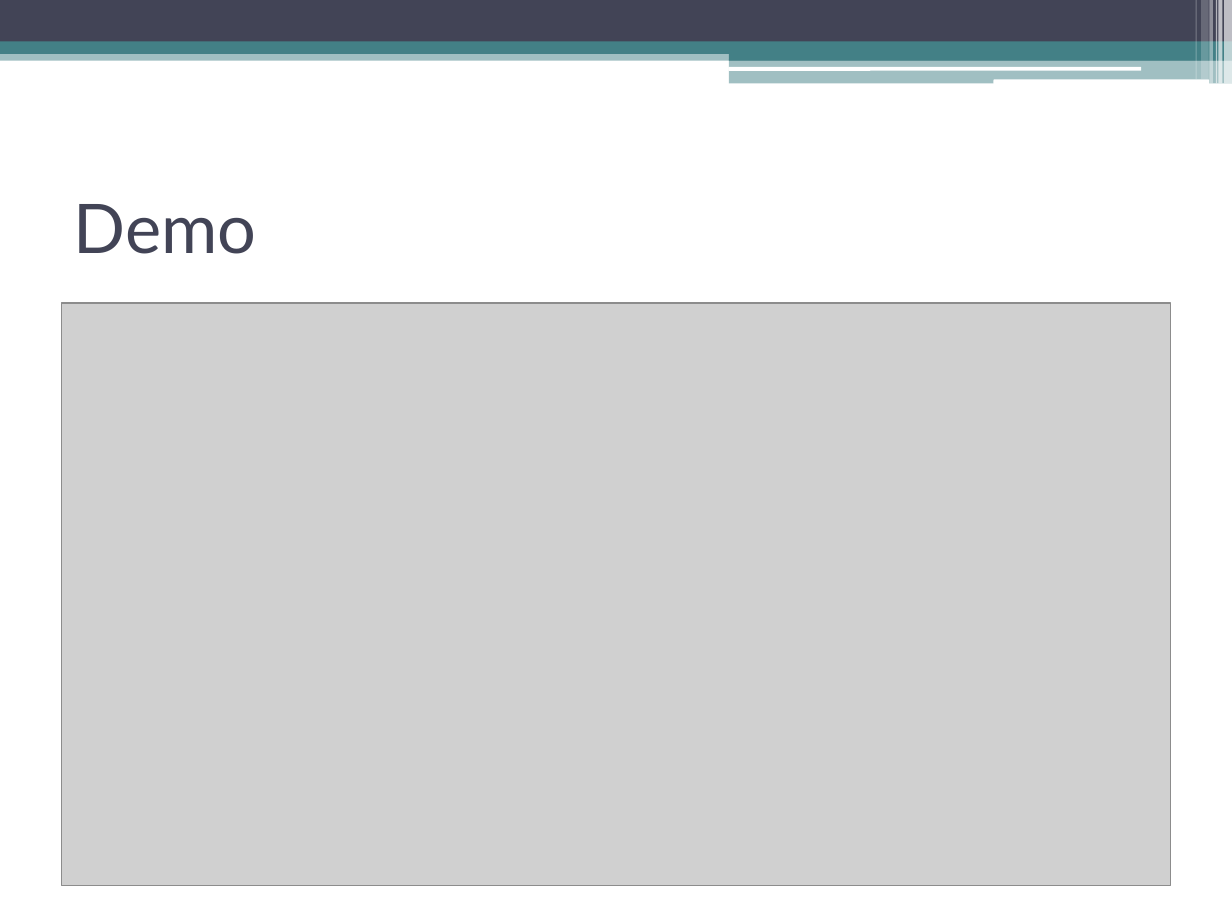
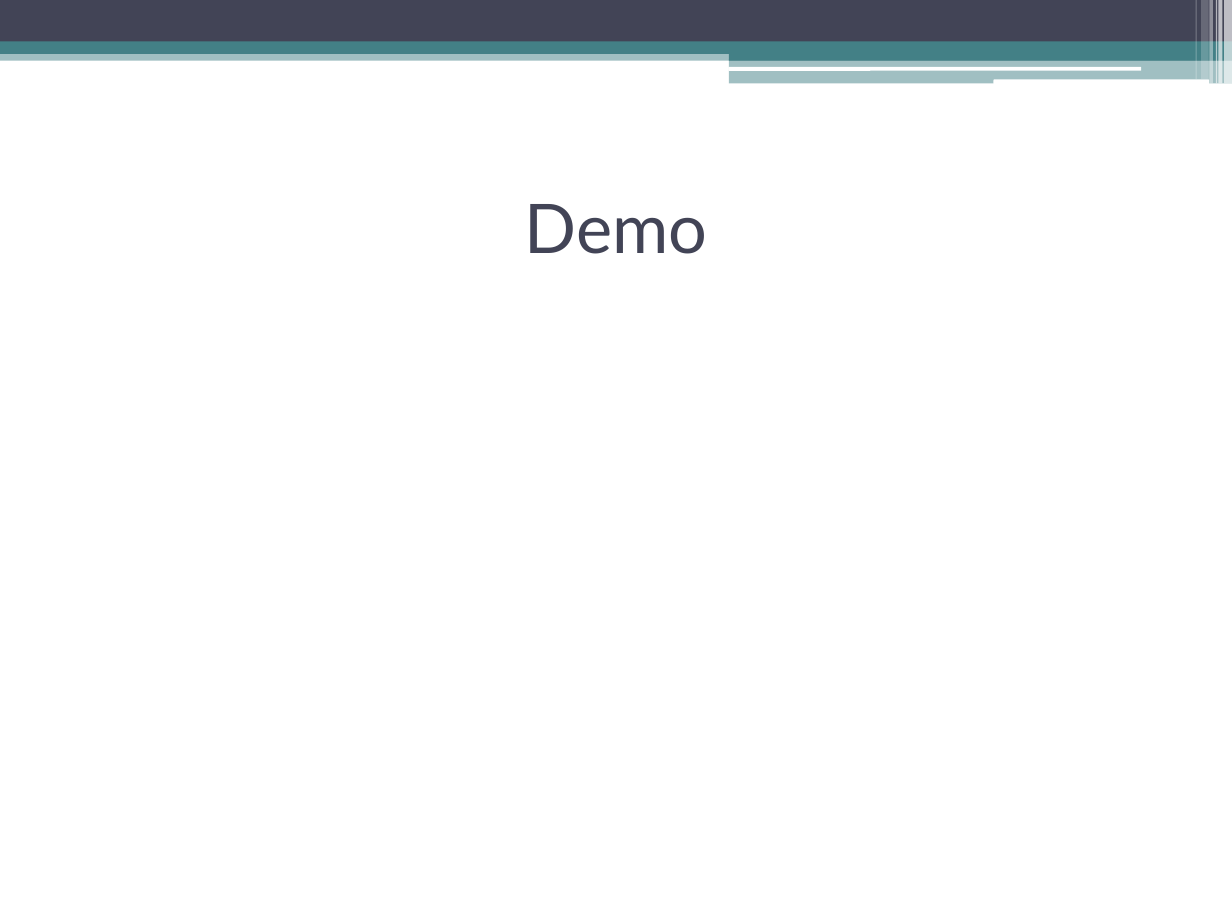
Before and after one commit to oshanis/r-store, a slide deck: slide 12 of docs/R_Store.ppt. Drawn at 1232x924 pixels with LibreOffice and Linux fonts; fonts in the diff are those of the drawing; grey boxes stand for pictures. Boxes give left, top, right and bottom in pixels: in the first picture for what was removed or moved away, otherwise in the second. Text is boxed around its words. In the diff, an @@ line names an element or a change of style, - is before the commit and + after.

```diff
--- a/docs/R_Store.ppt
+++ b/docs/R_Store.ppt
@@ title "Demo" at [525, 204, 708, 254]: alignment left to centre @@
@@ picture removed at [62, 303, 1170, 886] @@
```
Also in this commit, not shown: 3 other slides changed.
